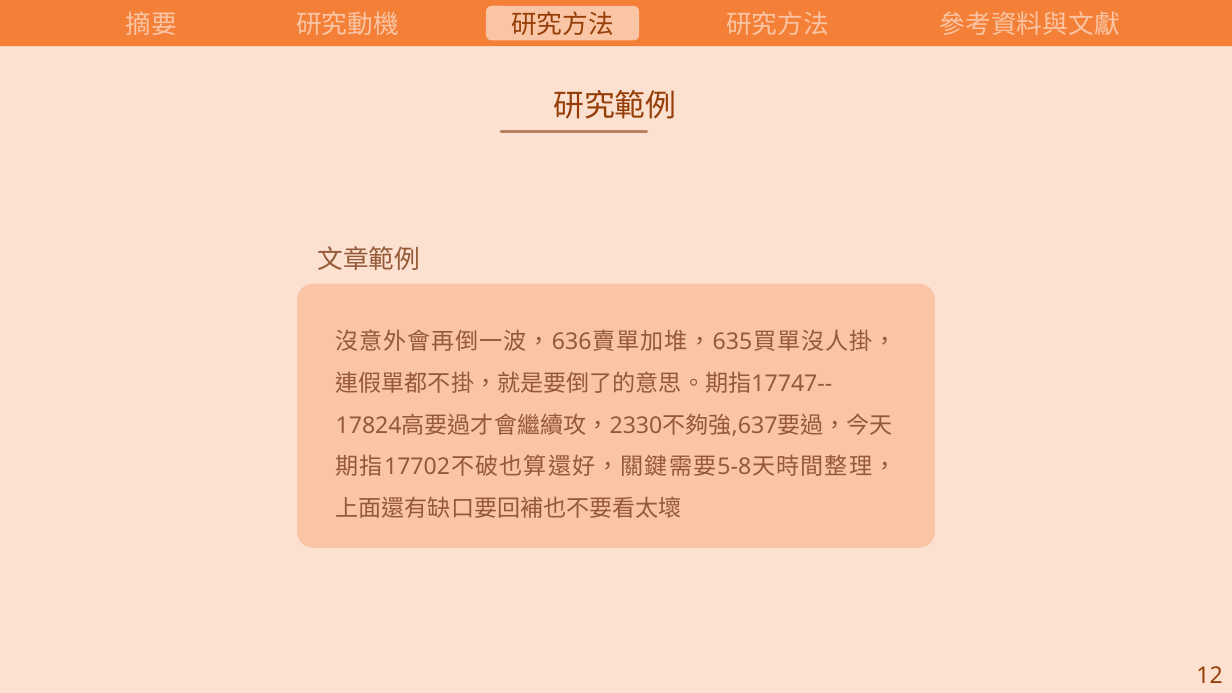
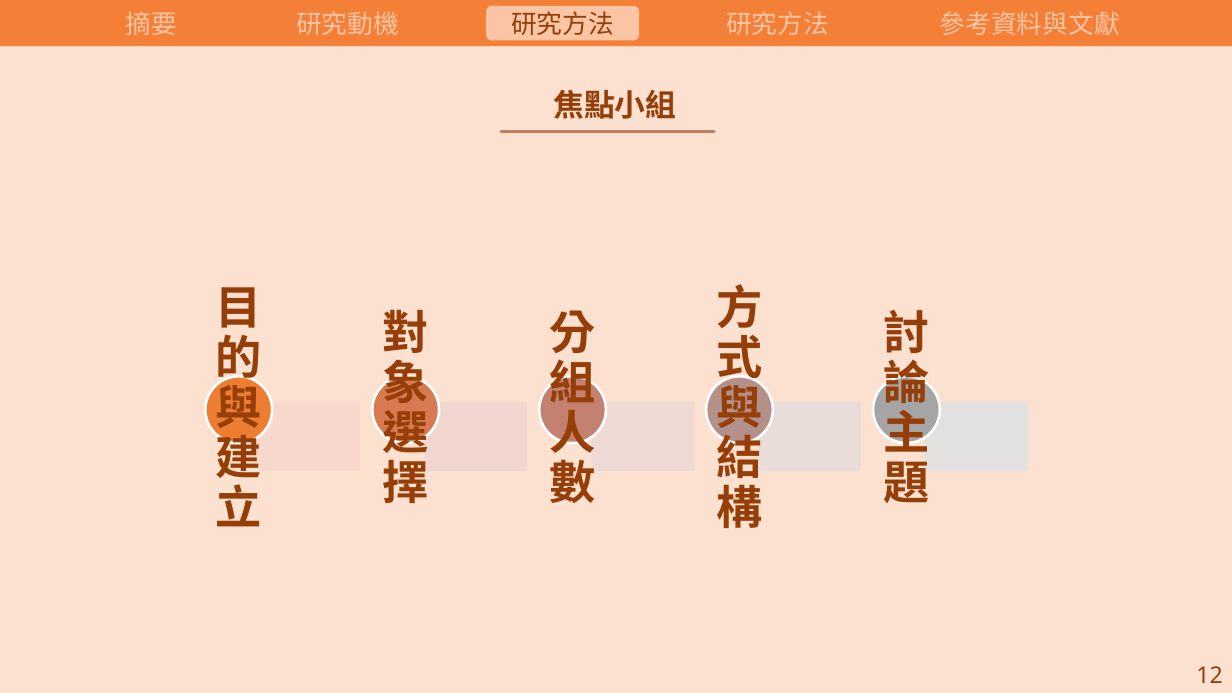
Before and after one commit to carina419/NTUST, a slide deck: slide 15 of 112-2/MI6006701 研究方法/研究方法期末報告.pptx (slide 17 before the commit). Drawn at 1232x693 pixels with LibreOffice and Linux fonts; fonts in the diff are those of the drawing. Boxes give left, top, right and bottom in pixels: in the first picture for what was removed or moved away, otherwise in the second. Text is boxed around its words. In the diff, an @@ line names an element or a change of style, - is before the commit and + after.

```diff
--- a/112-2/MI6006701 研究方法/研究方法期末報告.pptx
+++ b/112-2/MI6006701 研究方法/研究方法期末報告.pptx
@@ text at box(553, 90, 676, 119): text changed; bold on @@
-研究範例
+焦點小組
@@ line moved from (647, 131) - (501, 131) to (714, 131) - (501, 131) @@
@@ text removed at box(317, 246, 420, 270) @@
-文章範例
@@ rounded rectangle removed at box(298, 284, 935, 548) @@
@@ text removed at box(336, 329, 897, 518) @@
-沒意外會再倒一波，636賣單加堆，635買單沒人掛，連假單都不掛，就是要倒了的意思。期指17747--
-17824高要過才會繼續攻，2330不夠強,637要過，今天
-期指17702不破也算還好，關鍵需要5-8天時間整理，上面還有缺口要回補也不要看太壞
@@ group added at box(205, 284, 1027, 528): 5 rectangles, 5 ellipses, 5 texts @@
+目的與建立
+對象選擇
+分組人數
+方式與結構
+討論主題
```
Also in this commit, not shown: 9 other slides changed, 6 slides added, 17 slides removed, 1 other file.
